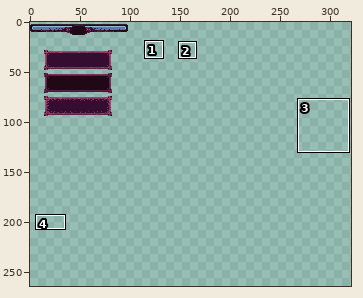
Edited in one commit: pixel-art file (assets/aseprite/myUI.aseprite). The picture above shows the old version from afar; the outline marks the close-up.
Close-up. As it was:
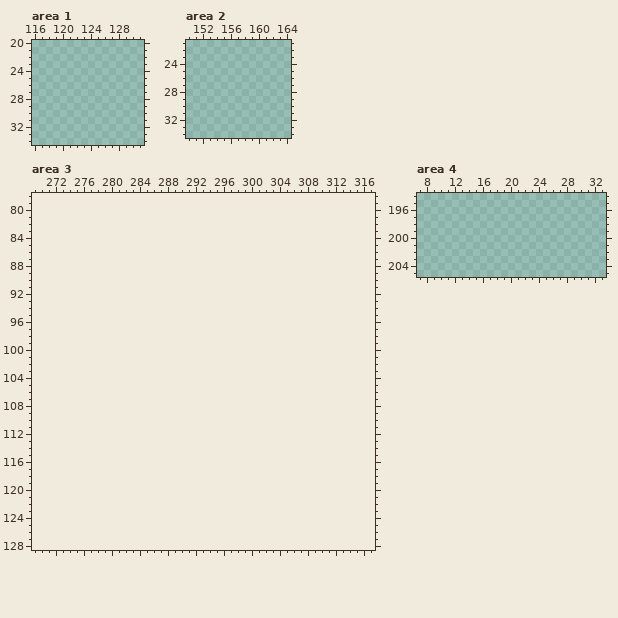
256x256 pixels, 1 frame. Shown: area 1: x 116..131, y 20..34; area 2: x 150..164, y 21..34; area 3: x 269..317, y 78..128; area 4: x 7..33, y 194..205. The old version is drawn lined up with the new one, on the new canvas. The wide view leaves out empty margins. The commit also changed other parts of the picture, which this record leaves out.
The same view after the edit:
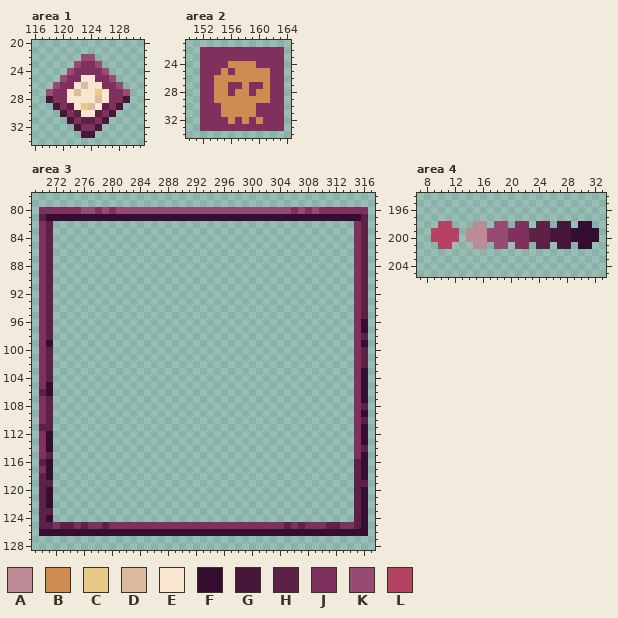
Palette (. is transparent): A #bc8b96  B #cf8c52  C #e8c988  D #dcbaa0  E #f8e6d0  F #340d31  G #46173a  H #5d2047  J #7f305c  K #974b72  L #b64263
What changed:
canvas 256x256 -> 512x512
Changed rows in their new state; - is an unchanged pixel.
Area 1:
first column x 118:
22 -----KK-----
23 ----KJJK----
24 ---KJJJJK---
25 --KJJEEJJK--
26 -KJJEDEEJJK-
27 KJJEDEECEJJK
28 GJJEEEEDEJJG
29 -GJHECDEHJG-
30 --GJHEEHJG--
31 ---GJHHJG---
32 ----GJJG----
33 -----GG-----
Area 2:
first column x 152:
22 JJJJJJJJJJJJ
23 JJJJJJJJJJJJ
24 JJJJBBBBJJJJ
25 JJJBJBBBBBJJ
26 JJBBBBBBBBJJ
27 JJBBJJBJJBJJ
28 JJBBJBBJBBJJ
29 JJBBBBBBBBJJ
30 JJJBBBBBJJJJ
31 JJJBBBBBJJJJ
32 JJJJBJBJBJJJ
33 JJJJJJJJJJJJ
Area 3:
first column x 270:
 80 JJJJJJKKJKJKKKKKKKKKKKKKKKKKKKKKKKKKJKJKJJJJJJJ
 81 HFFFFFFFFFFFFFFFFFFFFFFFFFFFFFFFFFFFFFFFFFFFFFH
 82 JH-------------------------------------------JH
 83 JH-------------------------------------------JH
 84 JH-------------------------------------------JH
 85 JH-------------------------------------------JH
 86 JH-------------------------------------------JH
 87 JH-------------------------------------------JH
 88 JH-------------------------------------------JH
 89 JH-------------------------------------------JH
 90 JH-------------------------------------------JH
 91 JH-------------------------------------------JH
 92 JH-------------------------------------------JH
 93 JH-------------------------------------------JH
 94 JH-------------------------------------------JH
 95 JH-------------------------------------------JH
 96 JH-------------------------------------------JF
 97 JH-------------------------------------------JF
 98 JH-------------------------------------------JH
 99 JF-------------------------------------------JF
100 JH-------------------------------------------JH
101 JH-------------------------------------------JH
102 JH-------------------------------------------JH
103 JH-------------------------------------------JF
104 JH-------------------------------------------JF
105 JF-------------------------------------------JF
106 HF-------------------------------------------JF
107 JH-------------------------------------------JF
108 JH-------------------------------------------JH
109 JH-------------------------------------------JF
110 JH-------------------------------------------JH
111 HH-------------------------------------------JF
112 JF-------------------------------------------JF
113 JF-------------------------------------------JF
114 JF-------------------------------------------JH
115 JH-------------------------------------------JF
116 HF-------------------------------------------HF
117 JF-------------------------------------------HF
118 HF-------------------------------------------HF
119 HH-------------------------------------------HH
120 HF-------------------------------------------HF
121 HF-------------------------------------------HF
122 HF-------------------------------------------HF
123 HH-------------------------------------------HF
124 HF-------------------------------------------HF
125 HHJHHJHJJHJJJJJJJJJJJJJJJJJJJJJJJJJHJHJJJHHJJHF
126 FFFFFFFFFFFFFFFFFFFFFFFFFFFFFFFFFFFFFFFFFFFFFFF
Area 4:
first column x 9:
198 -LL---AA-KK-JJ-HH-GG-FF-
199 LLLL-AAAKKKJJJHHHGGGFFFF
200 LLLL-AAAKKKJJJHHHGGGFFFF
201 -LL---AA-KK-JJ-HH-GG-FF-
